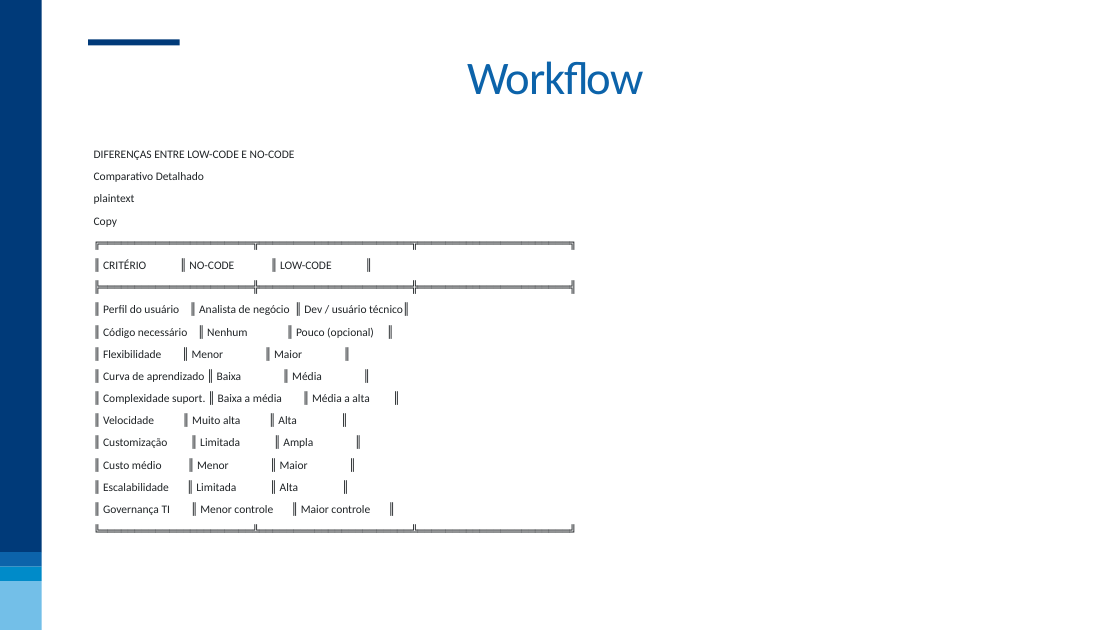
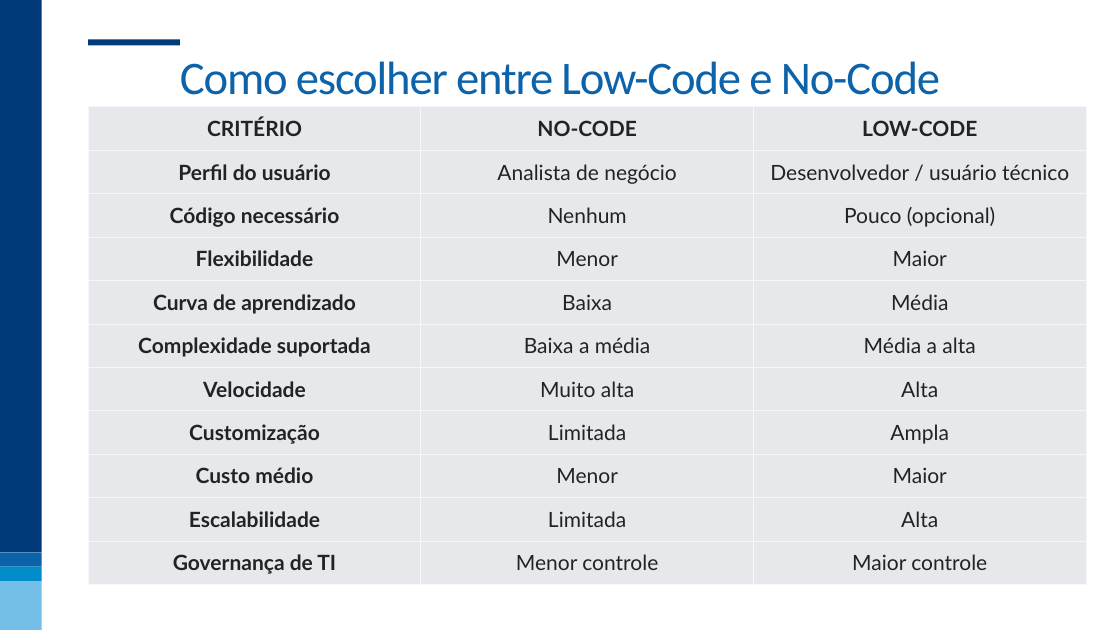
Before and after one commit to nogueira-cavalcante/fgv, a slide deck: slide 7 of Workflow Low-Code e No-Code/apresentações/01 - Workflow Low-code e No-code.pptx (slide 18 before the commit). Drawn at 1120x630 pixels with LibreOffice and Linux fonts; fonts in the diff are those of the drawing; background and template pictures are left out. Boxes give left, top, right and bottom in pixels: in the first picture for what was removed or moved away, otherwise in the second. Text is boxed around its words. In the diff, an @@ line names an element or a change of style, - is before the commit and + after.

Commit message:
Começo da apresentação de workflow low-code e no-code

```diff
--- a/Workflow Low-Code e No-Code/apresentações/01 - Workflow Low-code e No-code.pptx
+++ b/Workflow Low-Code e No-Code/apresentações/01 - Workflow Low-code e No-code.pptx
@@ title at bbox=[180, 61, 940, 95]: text changed @@
-Workflow
+Como escolher entre Low-Code e No-Code
@@ table added at bbox=[88, 107, 1086, 585], 11 rows, 3 columns @@
+CRITÉRIO | NO-CODE | LOW-CODE
+Perfil do usuário | Analista de negócio | Desenvolvedor / usuário técnico
+Código necessário | Nenhum | Pouco (opcional)
+Flexibilidade | Menor | Maior
+Curva de aprendizado | Baixa | Média
+Complexidade suportada | Baixa a média | Média a alta
+Velocidade | Muito alta | Alta
+Customização | Limitada | Ampla
+Custo médio | Menor | Maior
+Escalabilidade | Limitada | Alta
+Governança de TI | Menor controle | Maior controle
@@ text removed at bbox=[94, 150, 403, 515] @@
-DIFERENÇAS ENTRE LOW-CODE E NO-CODE
-Comparativo Detalhado
-plaintext
-Copy
-╔══════════════════════╦══════════════════════╦══════════════════════╗
-║ CRITÉRIO ║ NO-CODE ║ LOW-CODE ║
-╠══════════════════════╬══════════════════════╬══════════════════════╣
-║ Perfil do usuário ║ Analista de negócio ║ Dev / usuário técnico║
-║ Código necessário ║ Nenhum ║ Pouco (opcional) ║
-║ Flexibilidade ║ Menor ║ Maior ║
-║ Curva de aprendizado ║ Baixa ║ Média ║
-║ Complexidade suport. ║ Baixa a média ║ Média a alta ║
-║ Velocidade ║ Muito alta ║ Alta ║
-║ Customização ║ Limitada ║ Ampla ║
-║ Custo médio ║ Menor ║ Maior ║
-║ Escalabilidade ║ Limitada ║ Alta ║
-║ Governança TI ║ Menor controle ║ Maior controle ║
-╚══════════════════════╩══════════════════════╩══════════════════════╝
```
Also in this commit, not shown: 8 other slides changed, 2 slides added, 12 slides removed.
